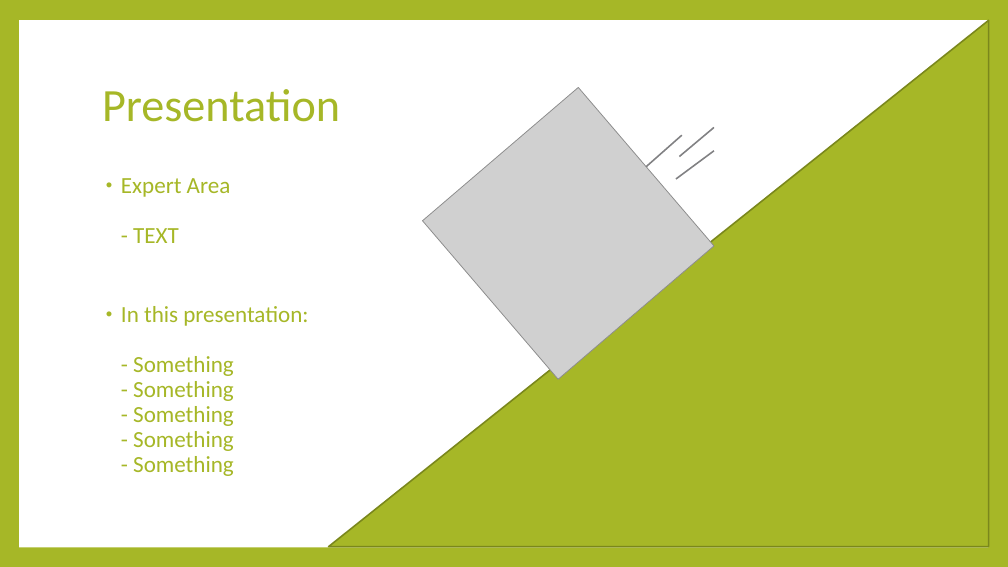
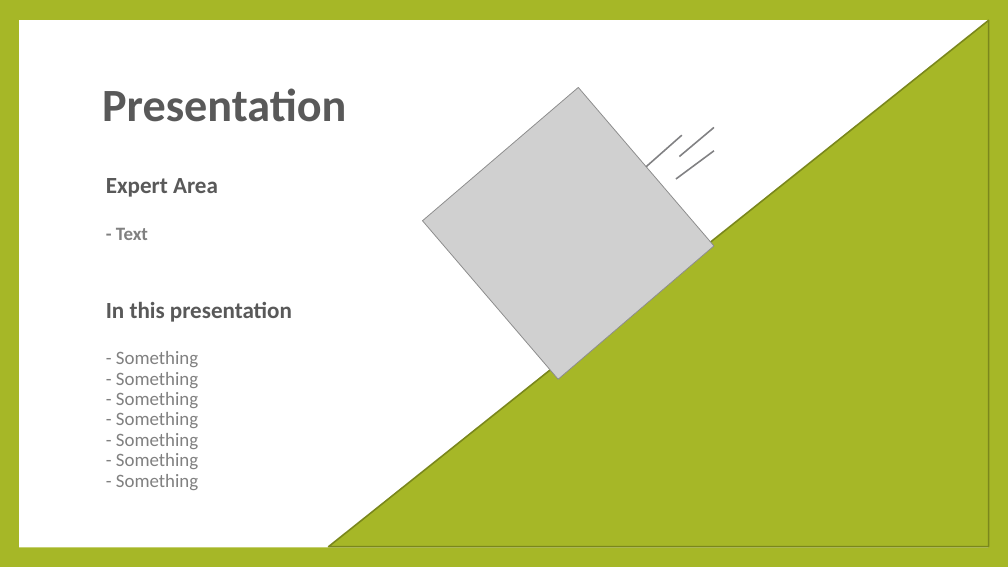
Before and after one commit to Guacamoleboy/SP3, a slide deck: slide 2 of PowerPoint/SP3.pptx. Drawn at 1008x567 pixels with LibreOffice and Linux fonts; fonts in the diff are those of the drawing; grey boxes stand for pictures. Boxes give left, top, right and bottom in pixels: in the first picture for what was removed or moved away, otherwise in the second. Text is boxed around its words. In the diff, an @@ line names an element or a change of style, - is before the commit and + after.

```diff
--- a/PowerPoint/SP3.pptx
+++ b/PowerPoint/SP3.pptx
@@ title "Presentation" at box(102, 88, 346, 122): text colour #A6B727 to #595959, bold on @@
@@ text at box(106, 178, 292, 490): text changed; size 22 to 18 pt; text colour #A6B727 to #808080 @@
-• Expert Area
-  - TEXT
-• In this presentation:
-  - Something
-  - Something
-  - Something
-  - Something
-  - Something
+Expert Area
+- Text
+In this presentation
+- Something
+- Something
+- Something
+- Something
+- Something
+- Something
+- Something
```
Also in this commit, not shown: 2 slides added, 7 other files.
